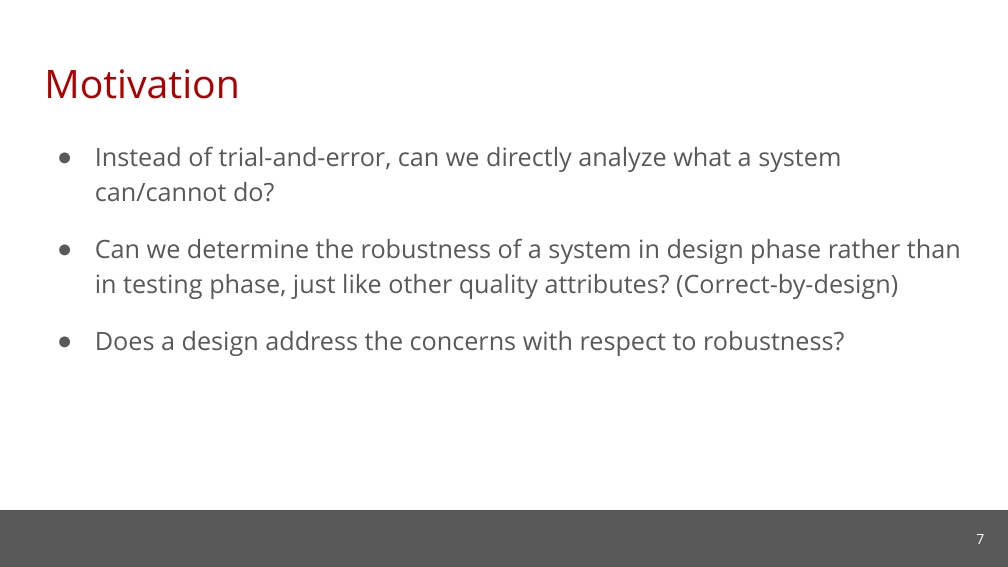
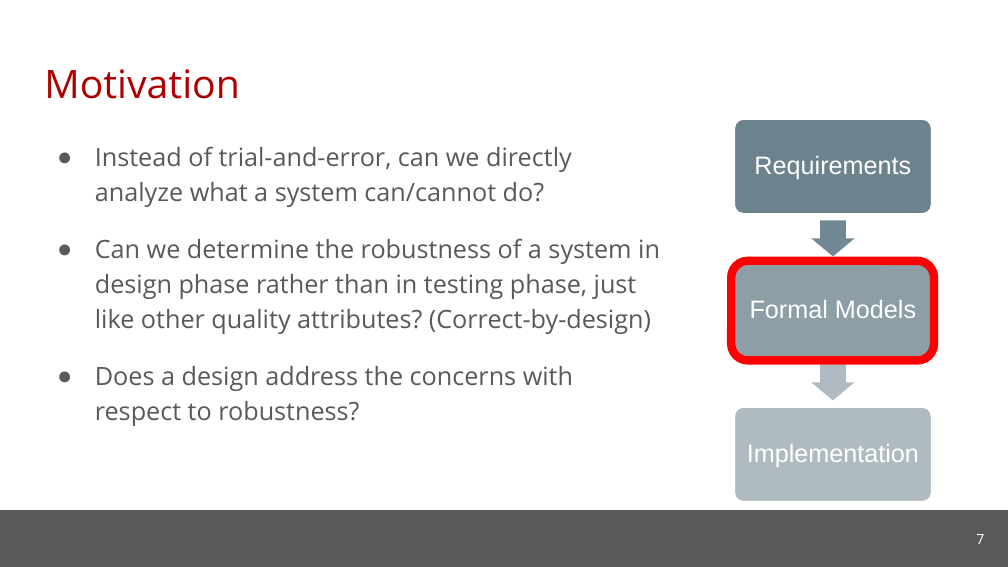
Before and after one commit to cmu-soda/Robustness, a slide deck: slide 7 of Robustness-SSSG.pptx. Drawn at 1008x567 pixels with LibreOffice and Linux fonts; fonts in the diff are those of the drawing; background and template pictures are left out. Boxes give left, top, right and bottom in pixels: in the first picture for what was removed or moved away, otherwise in the second. Text is boxed around its words. In the diff, an @@ line names an element or a change of style, - is before the commit and + after.

Commit message:
Update slides

```diff
--- a/Robustness-SSSG.pptx
+++ b/Robustness-SSSG.pptx
@@ text "Instead of trial-and-error, can we ..." rewrapped from [95,146,961,356] to [95,146,660,426] @@
@@ rounded rectangle added at [731,261,933,361], outline #FF0000 6 pt @@
@@ group added at [734,119,932,502]: 3 rounded rectangles, 3 texts, 2 right arrows @@
+Requirements
+Formal Models
+Implementation
```
Also in this commit, not shown: 6 other slides changed, 1 other file.
